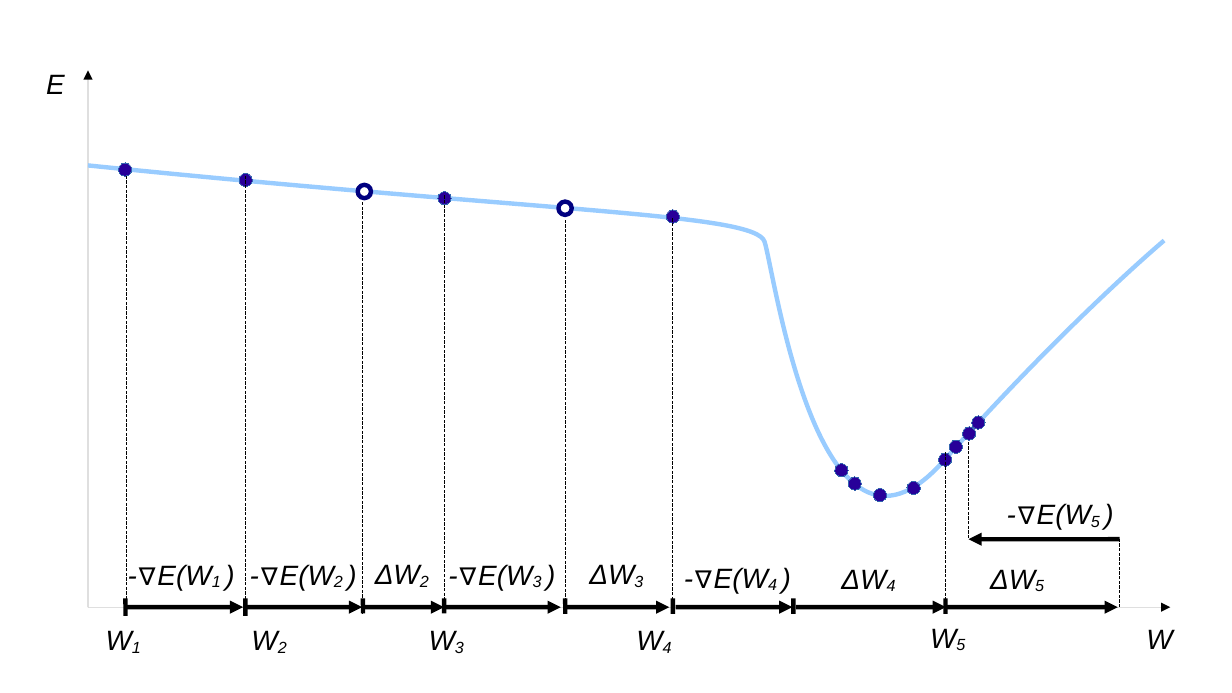
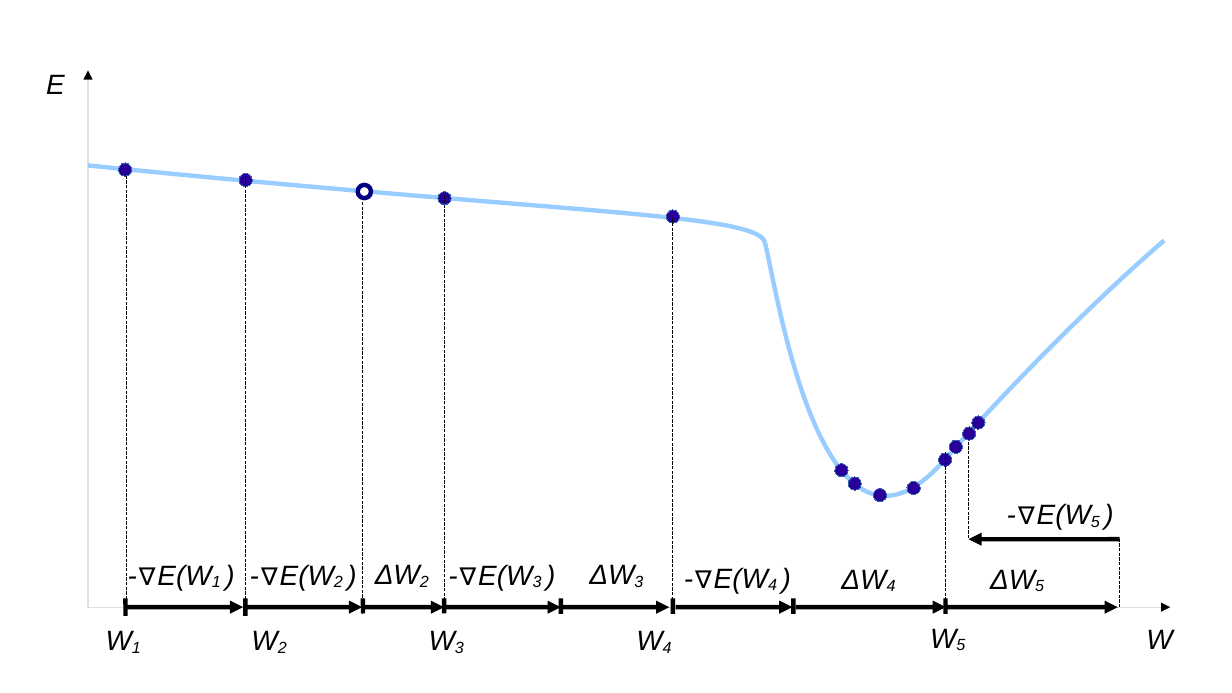
Before and after one commit to air-labs/AIML, a slide deck: slide 5 of Presentation.odp. Drawn at 1232x693 pixels with LibreOffice and Linux fonts; fonts in the diff are those of the drawing. Boxes give left, top, right and bottom in pixels: in the first picture for what was removed or moved away, otherwise in the second. Text is boxed around its words. In the diff, an @@ line names an element or a change of style, - is before the commit and + after.

```diff
--- a/Presentation.odp
+++ b/Presentation.odp
@@ ellipse removed at bbox=[559, 201, 572, 215] @@
@@ line removed from (566, 220) to (566, 607) @@
@@ line moved from (566, 598) - (566, 614) to (561, 598) - (561, 614) @@
@@ arrow moved from (566, 607) - (670, 607) to (561, 607) - (670, 607) @@
```
Also in this commit, not shown: 1 other slide changed, 1 slide added, 2 other files.
